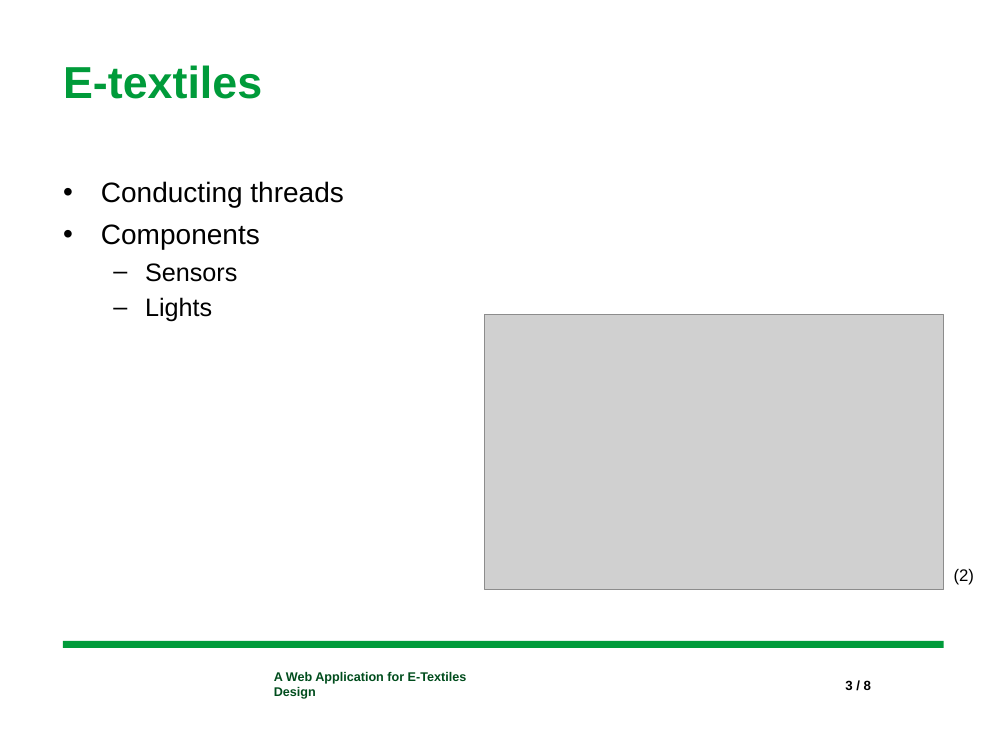
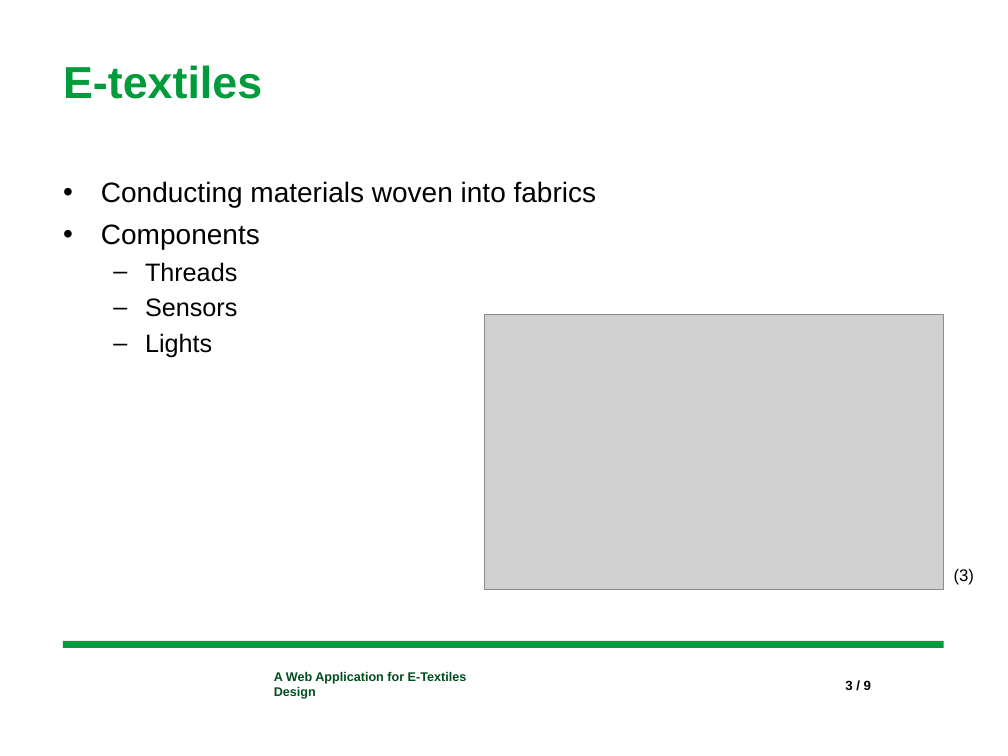
Before and after one commit to ropsutius/Webtool, a slide deck: slide 3 of documents/Bachelors-Slides.pptx. Drawn at 1008x756 pixels with LibreOffice and Linux fonts; fonts in the diff are those of the drawing; grey boxes stand for pictures; background and template pictures are left out. Boxes give left, top, right and bottom in pixels: in the first picture for what was removed or moved away, otherwise in the second. Text is boxed around its words. In the diff, an @@ line names an element or a change of style, - is before the commit and + after.

```diff
--- a/documents/Bachelors-Slides.pptx
+++ b/documents/Bachelors-Slides.pptx
@@ text at <box>101,181,597,207</box>: text changed @@
-• Conducting threads
+• Conducting materials woven into fabrics
@@ text at <box>145,262,237,282</box>: paragraph added @@
+  – Threads
@@ text at <box>954,569,974,585</box>: text changed @@
-(2)
+(3)
```
Also in this commit, not shown: 8 other slides changed, 7 other files.
